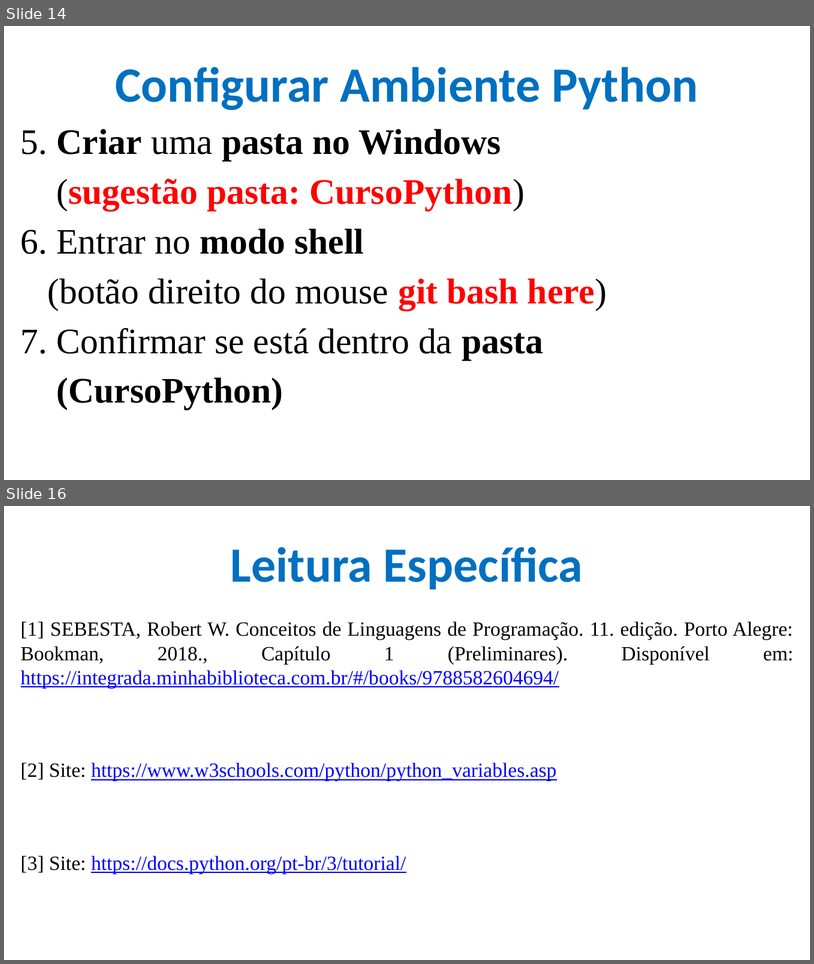
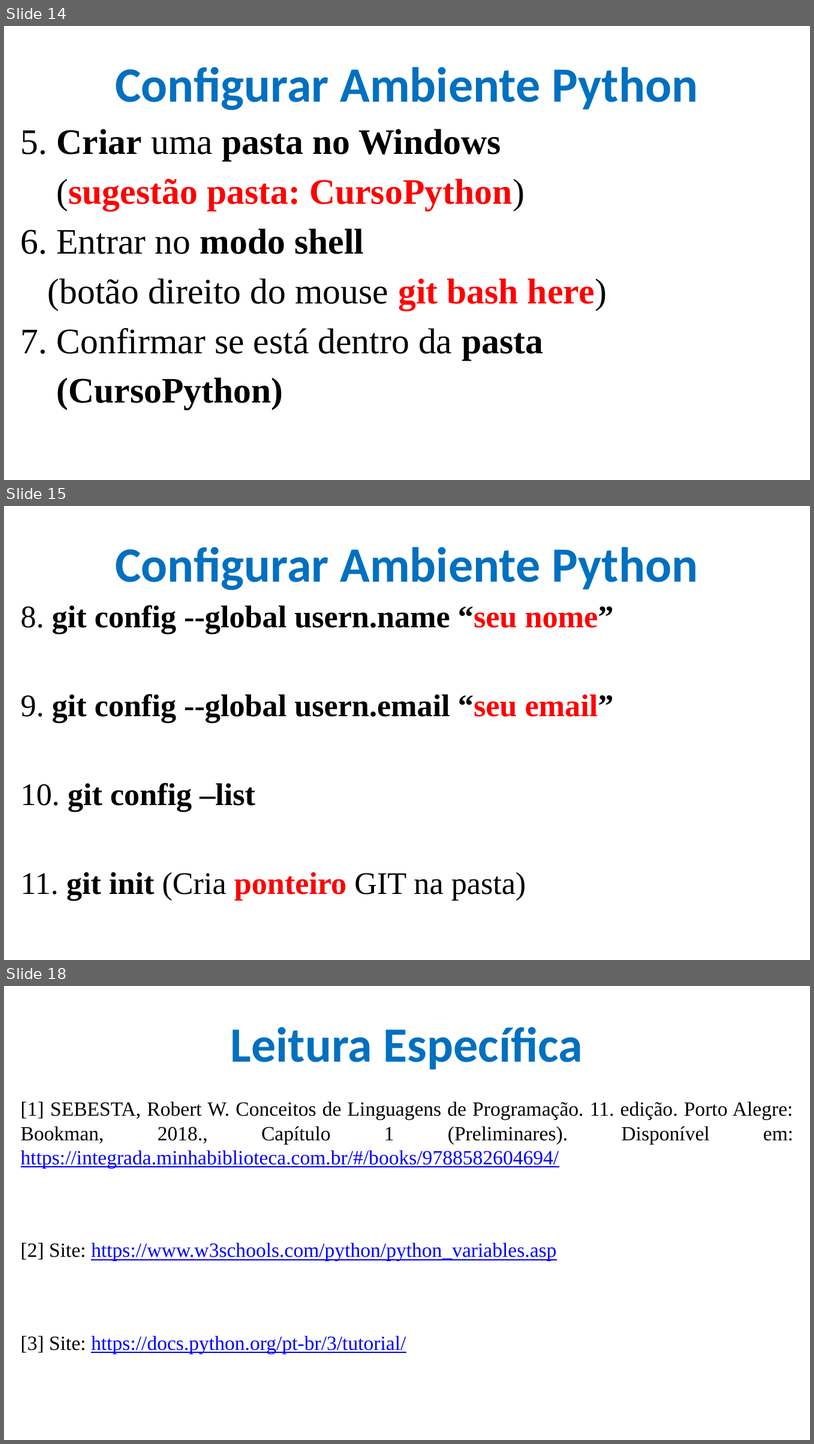
Before and after one commit to CloudEducationBrazil/WydenPythonParadigmas, a slide deck: 01 Classes/Aula 01 02 03 Programação Python.pptx. Shown one above the other, each under a label of ours: slides 14 and 16 before the commit, slides 14, 15 and 18 after it; the slides between them are not shown. The pictures are 814x964 and 814x1444 pixels, drawn with LibreOffice and Linux fonts; fonts in the diff are those of the drawing; background and template pictures are left out. Boxes give left, top, right and bottom in pixels: in the first picture for what was removed or moved away, otherwise in the second. Text is boxed around its words. In the diff, an @@ line names an element or a change of style, - is before the commit and + after.

```diff
--- a/01 Classes/Aula 01 02 03 Programação Python.pptx
+++ b/01 Classes/Aula 01 02 03 Programação Python.pptx
@@ slide 15 added at (x1=4, y1=506, x2=810, y2=960), background picture (left out) @@
@@ title added at (x1=115, y1=547, x2=698, y2=590), 44 pt, text #0070C0, bold @@
+Configurar Ambiente Python
@@ text added at (x1=21, y1=605, x2=614, y2=900), 28 pt, text #000000, bold @@
+8. git config --global usern.name “seu nome”
+9. git config --global usern.email “seu email”
+10. git config –list
+11. git init (Cria ponteiro GIT na pasta)
@@ what was slide 16 is now slide 18 @@
```
Also in this commit, not shown: 2 slides changed, 1 other slide added.
